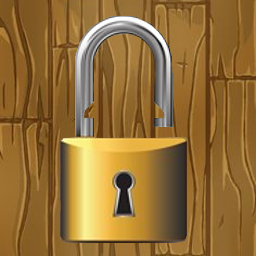
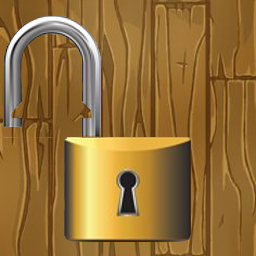
The second 256×256 image is a revision of the first. Changes to its layers:
added layer "Clipboard" above "padLock.jpg" over [0, 4, 119, 138]
painted on "padLock.jpg" over [33, 0, 220, 254]
